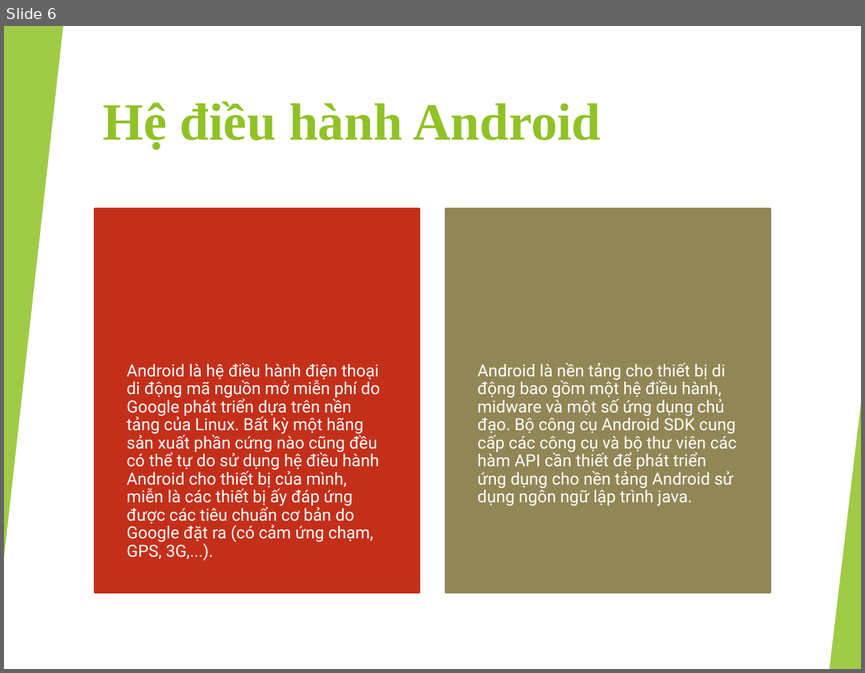
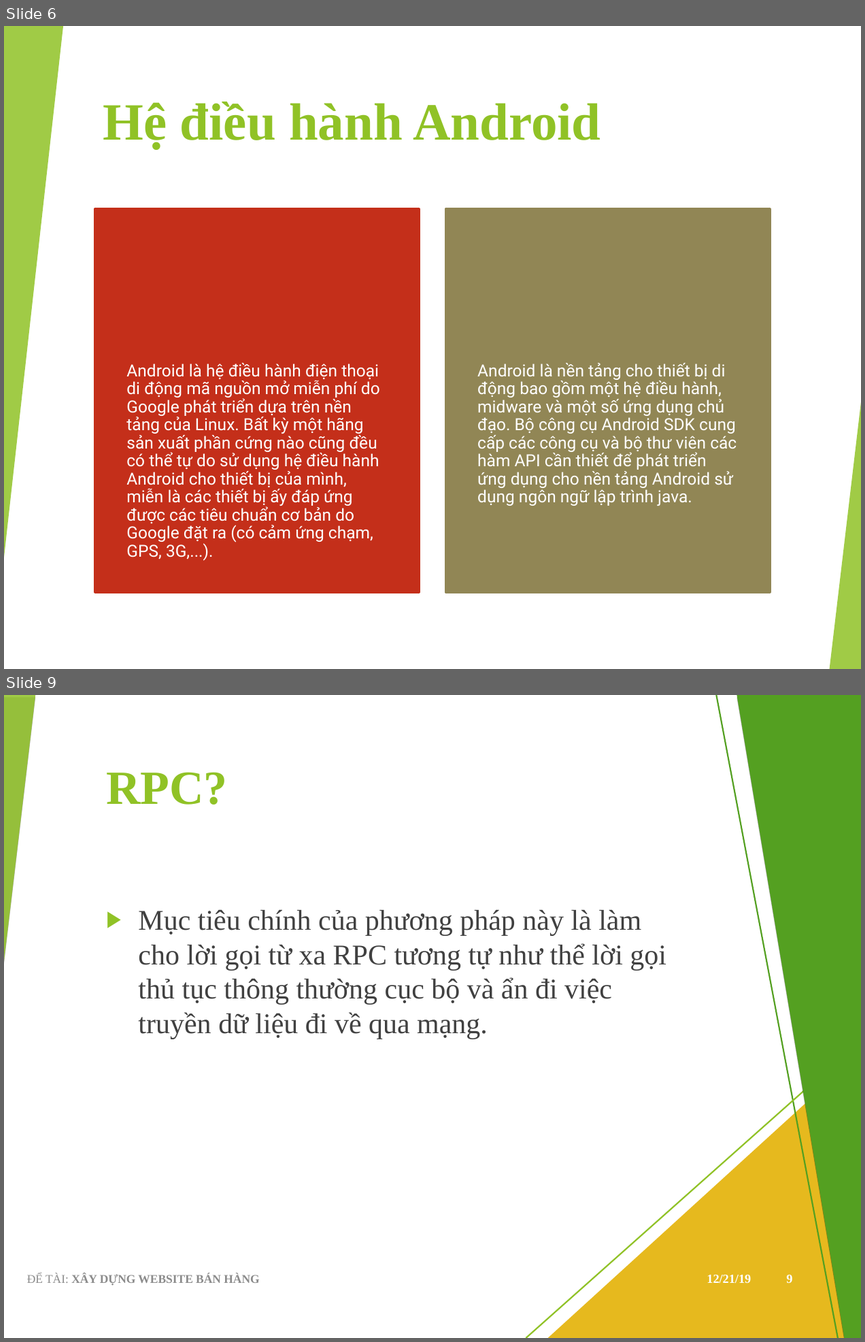
Before and after one commit to viet97/doandocs, a slide deck: DATN_Presentation.pptx. Shown one above the other, each under a label of ours: slide 6 before the commit, slides 6 and 9 after it; the slides between them are not shown. The pictures are 865x673 and 865x1342 pixels, drawn with LibreOffice and Linux fonts; fonts in the diff are those of the drawing. Boxes give left, top, right and bottom in pixels: in the first picture for what was removed or moved away, otherwise in the second. Text is boxed around its words. In the diff, an @@ line names an element or a change of style, - is before the commit and + after.

```diff
--- a/DATN_Presentation.pptx
+++ b/DATN_Presentation.pptx
@@ slide 9 added at box(4, 695, 861, 1338), background #FFFFFF; not listed: 10 template elements that a slide beside it also shows @@
@@ rectangle added at box(4, 695, 861, 1338), fill #FFFFFF @@
@@ triangle added at box(4, 695, 36, 962), fill #90C226 at 85% opacity @@
@@ line added from (716, 695) to (838, 1338), #54A021 1.25 pt @@
@@ freeform shape added at box(736, 695, 861, 1338), fill #54A021 @@
@@ text added at box(106, 772, 228, 804), 40 pt, text #90C226, bold @@
+RPC?
@@ text added at box(138, 909, 666, 1039), 24 pt, text #404040 @@
+▶ Mục tiêu chính của phương pháp này là làm cho lời gọi từ xa RPC tương tự như thể lời gọi thủ tục thông thường cục bộ và ẩn đi việc truyền dữ liệu đi về qua mạng.
@@ line added from (861, 1040) to (526, 1338), #90C226 1.25 pt @@
@@ triangle added at box(548, 1053, 861, 1338), fill #E6B91E @@
@@ group added at box(4, 695, 861, 1338): 5 freeform shapes, 3 triangles, 2 lines @@
@@ text added at box(27, 1273, 259, 1285), 10 pt, text #8B8B8B, bold @@
+ĐỂ TÀI: XÂY DỰNG WEBSITE BÁN HÀNG
@@ text added at box(706, 1274, 751, 1283), 10.5 pt, text #FFFFFF, bold @@
+12/21/19
@@ page number added at box(786, 1274, 792, 1283), 10.5 pt, text #FFFFFF, bold @@
+9
```
Also in this commit, not shown: 17 slides changed, 2 other slides added.
